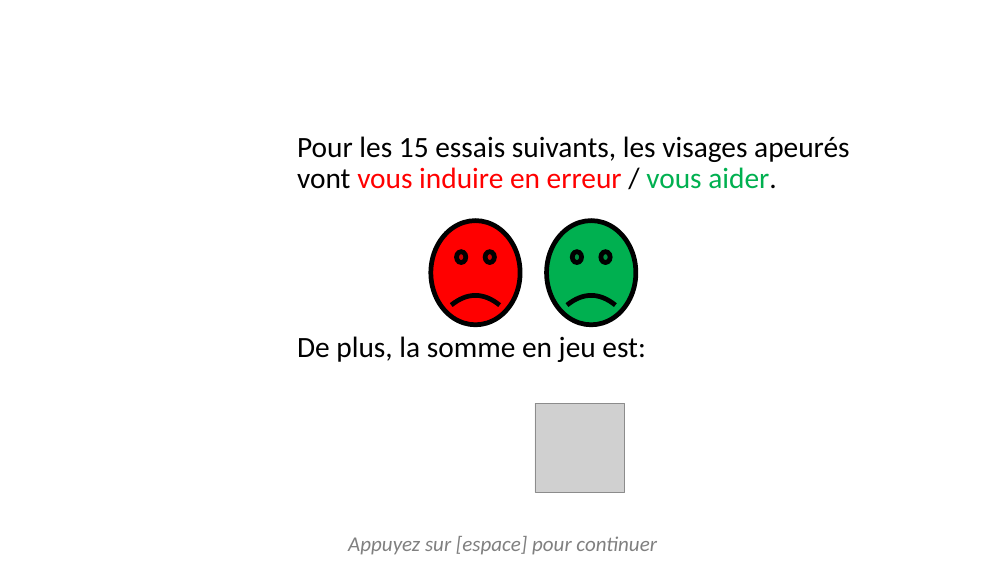
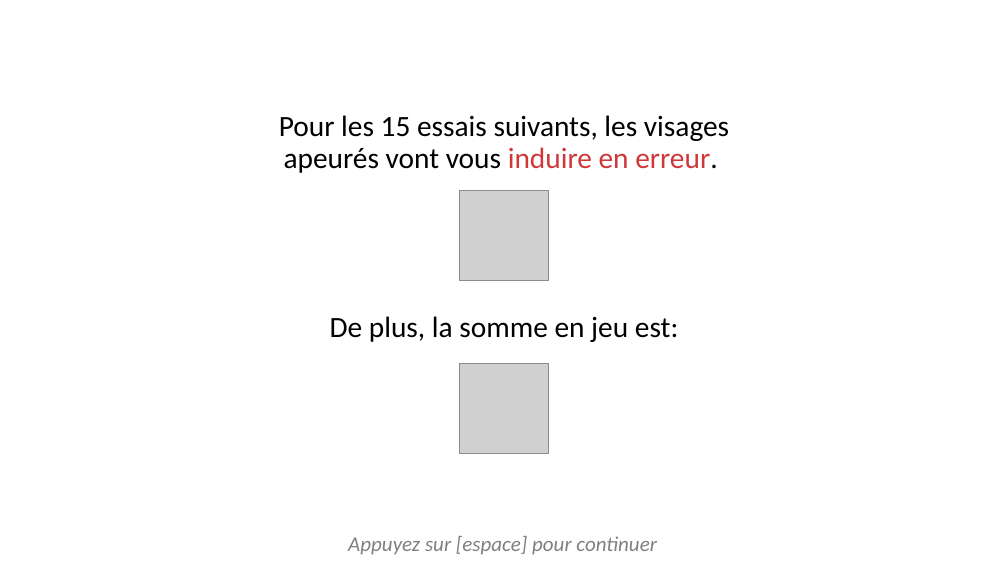
Before and after one commit to jusporrer/Emotion_regulation, a slide deck: slide 6 of instructions/instructionsDiapo.pptx (slide 5 before the commit). Drawn at 1008x567 pixels with LibreOffice and Linux fonts; fonts in the diff are those of the drawing; grey boxes stand for pictures. Boxes give left, top, right and bottom in pixels: in the first picture for what was removed or moved away, otherwise in the second. Text is boxed around its words. In the diff, an @@ line names an element or a change of style, - is before the commit and + after.

```diff
--- a/instructions/instructionsDiapo.pptx
+++ b/instructions/instructionsDiapo.pptx
@@ text "Pour les 15 essais suivants, ...": place and size @@
-text "Pour les 15 essais suivants, ..." at box(297, 136, 849, 362)
+text "Pour les 15 essais suivants, ..." at box(279, 115, 729, 342)
@@ text at box(279, 115, 729, 173): text changed @@
-Pour les 15 essais suivants, les visages apeurés vont vous induire en erreur / vous aider.
+Pour les 15 essais suivants, les visages apeurés vont vous induire en erreur.
@@ picture added at box(460, 191, 549, 280) @@
@@ smiley face removed at box(431, 221, 520, 325) @@
@@ smiley face removed at box(547, 221, 636, 325) @@
@@ text at box(330, 316, 678, 342): alignment left to centre @@
@@ picture: place and size @@
-picture at box(535, 403, 625, 492)
+picture at box(459, 364, 549, 453)
```
Also in this commit, not shown: 14 other slides changed, 2 slides added, 35 other files.
